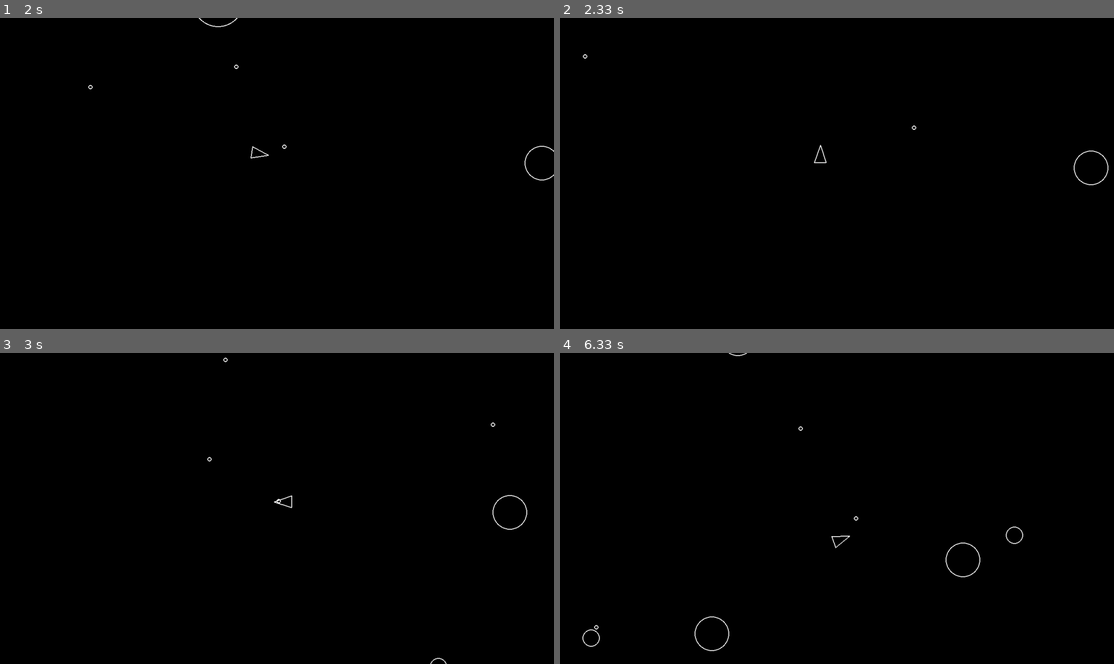
Above: before the commit, frames 1-4 (two rows, left to right).
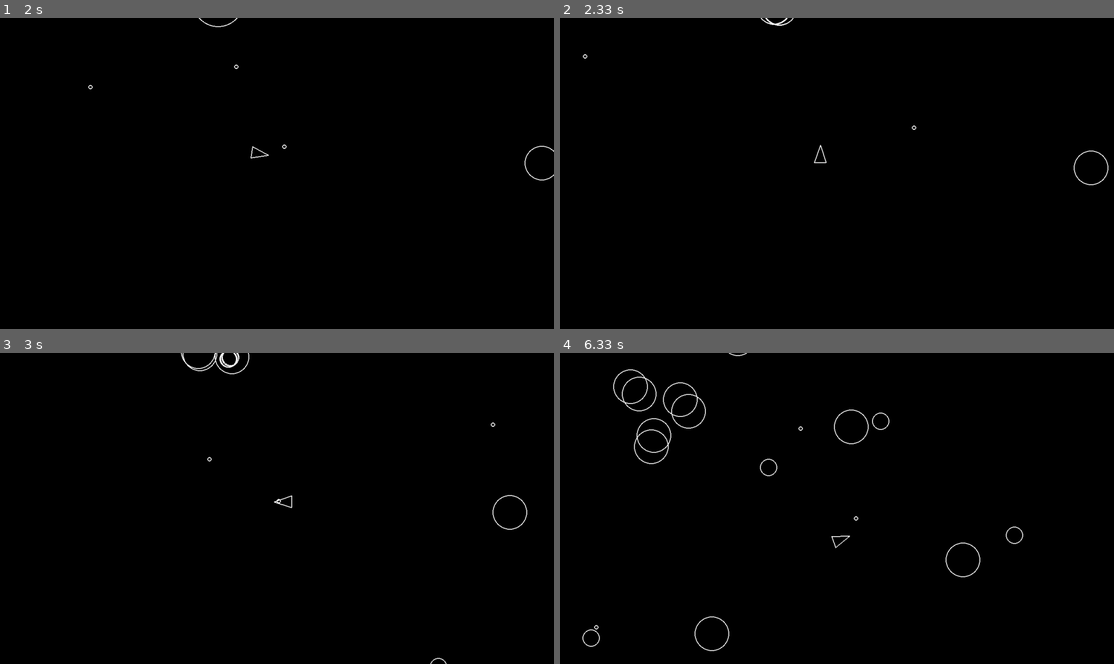
Above: after the commit, the same moments.

Repository: ofthewildfire/pygame-asteroids
Game: pygame game, started from main.py
Same seed, same stepped clock (60 frames per second), same inputs: the game is played once before the commit and once after it.
Inputs:
- Up to frame 1 (2 s): tap Space at 0.33, 0.73, 1.03, 1.23, 1.57, 1.87 s; hold D 0.67-1.13 s; hold W 1.17-1.47 s; hold D 1.5-1.97 s
- Up to frame 2 (2.33 s): hold A from 2 s (still down); tap Space at 2.07 s
- Up to frame 3 (3 s): tap Space at 2.37, 2.63, 2.97 s; release A at 2.53 s; hold S 2.57-2.87 s; hold A from 2.9 s (still down)
- Up to frame 4 (6.33 s): tap Space at 3.27, 3.4, 3.8, 4.1, 4.47, 4.87, 5.17, 5.37, 5.67, 5.87, 6.2 s; release A at 3.3 s; hold W 3.33-3.7 s; hold D 3.73-4.37 s; hold S 4.4-4.77 s; hold A 4.8-5.27 s; hold D 5.3-5.77 s; hold W 5.8-6.1 s; hold D from 6.13 s (still down)

Frame 1 is identical in both runs. In frame 2, less than 0.1% of the frame differs, in the area x 36-43%, y 0-3%; in frame 3, 0.2%; in frame 4, 0.7%, in the area x 9-60%, y 5-40%.

Commit message:
finished base

Diff:
--- a/asteroid.py
+++ b/asteroid.py
@@ -22,7 +22,7 @@
     def split(self):
         self.kill()
 
-        if ASTEROID_MIN_RADIUS <= self.radius:
+        if self.radius <= ASTEROID_MIN_RADIUS:
             return
         else:
             log_event('asteroid_split')
@@ -30,3 +30,6 @@
             # Because it takes an ANGLE. use the angle we generated.
             first_movement = self.velocity.rotate(angle)
             second_movement = self.velocity.rotate(-angle)
+            smaller_asteroid_radius = self.radius - ASTEROID_MIN_RADIUS
+            Asteroid(self.position.x, self.position.y, smaller_asteroid_radius).velocity = first_movement * 1.2
+            Asteroid(self.position.x, self.position.y, smaller_asteroid_radius).velocity = second_movement * 1.2
--- a/main.py
+++ b/main.py
@@ -51,7 +51,8 @@
             for shot in shots:
                 if shot.collides_with(a):
                     log_event('asteroid_shot')
-                    a.kill()
+                    # a.kill()
+                    a.split()
                     shot.kill()
 
         for event in pygame.event.get():
